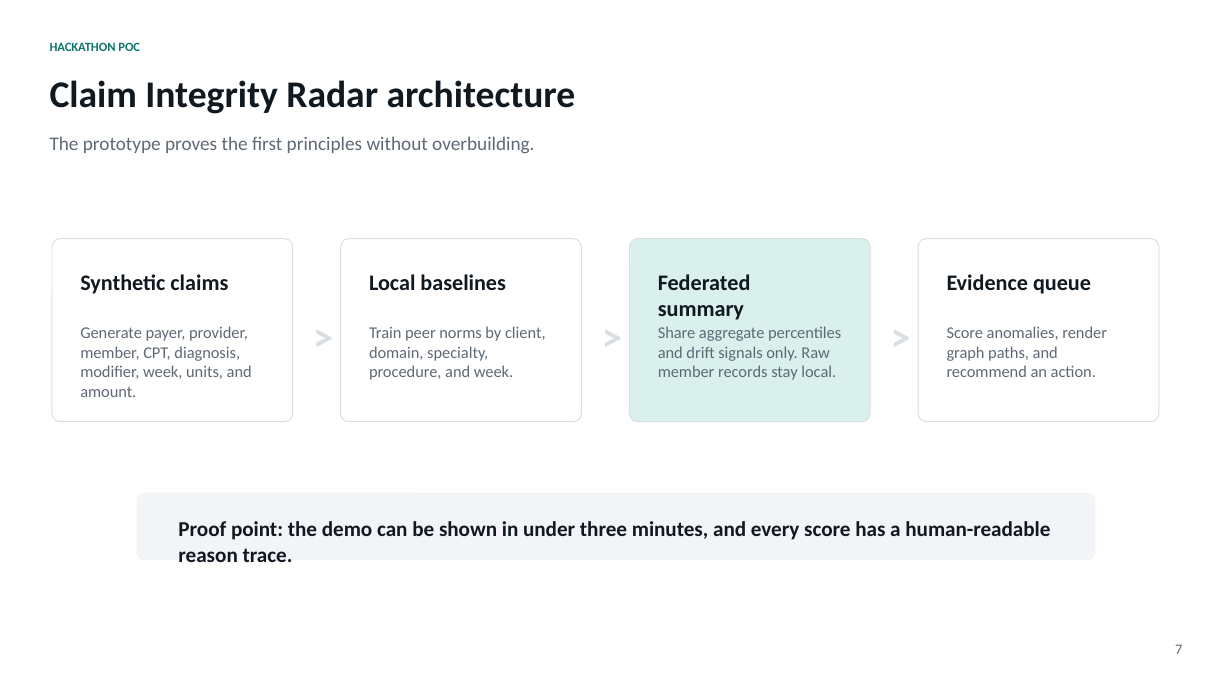
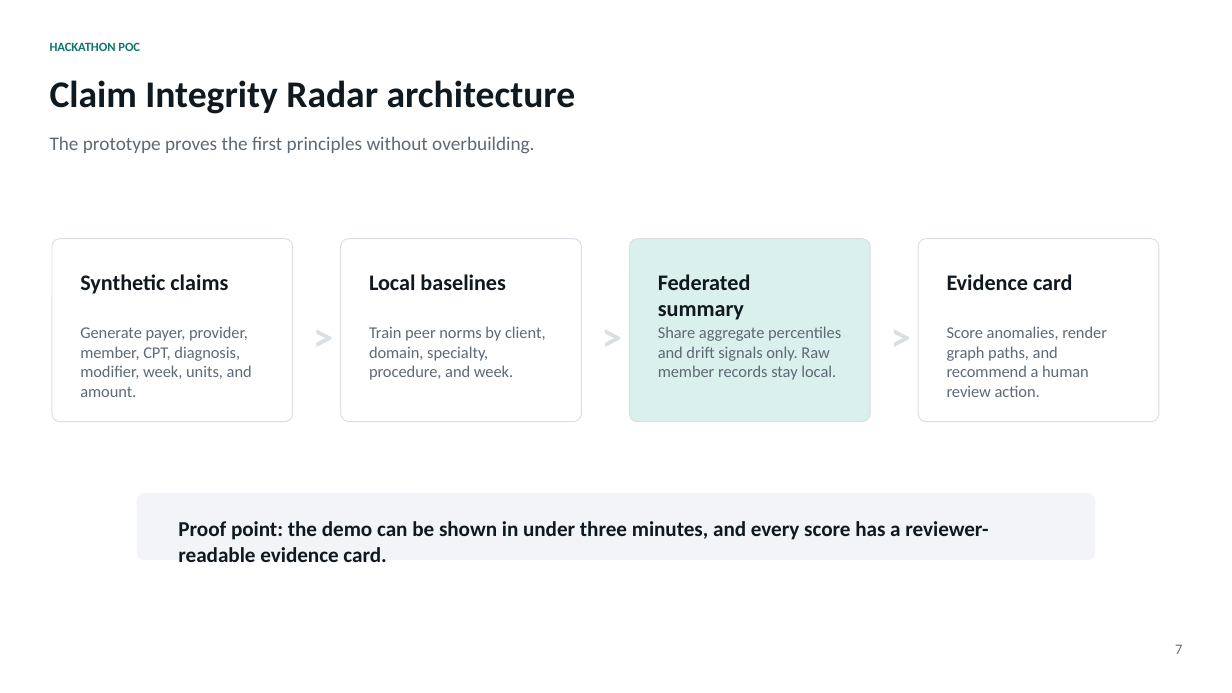
Before and after one commit to mnikoopayan/cotiviti-prompt2-claim-integrity-radar, a slide deck: slide 7 of Cotiviti_Prompt2_Presentation_Mohammad_Saleh_Nikoopayan_Tak.pptx. Drawn at 1232x693 pixels with LibreOffice and Linux fonts; fonts in the diff are those of the drawing. Boxes give left, top, right and bottom in pixels: in the first picture for what was removed or moved away, otherwise in the second. Text is boxed around its words. In the diff, an @@ line names an element or a change of style, - is before the commit and + after.

Commit message:
Polish reviewer cockpit submission

```diff
--- a/Cotiviti_Prompt2_Presentation_Mohammad_Saleh_Nikoopayan_Tak.pptx
+++ b/Cotiviti_Prompt2_Presentation_Mohammad_Saleh_Nikoopayan_Tak.pptx
@@ text at (x1=947, y1=274, x2=1073, y2=290): text changed @@
-Evidence queue
+Evidence card
@@ text at (x1=947, y1=326, x2=1107, y2=397): text changed @@
-Score anomalies, render graph paths, and recommend an action.
+Score anomalies, render graph paths, and recommend a human review action.
@@ text at (x1=178, y1=521, x2=988, y2=562): text changed @@
-Proof point: the demo can be shown in under three minutes, and every score has a human-readable reason trace.
+Proof point: the demo can be shown in under three minutes, and every score has a reviewer-readable evidence card.
```
Also in this commit, not shown: 6 other slides changed, 6 other files.
